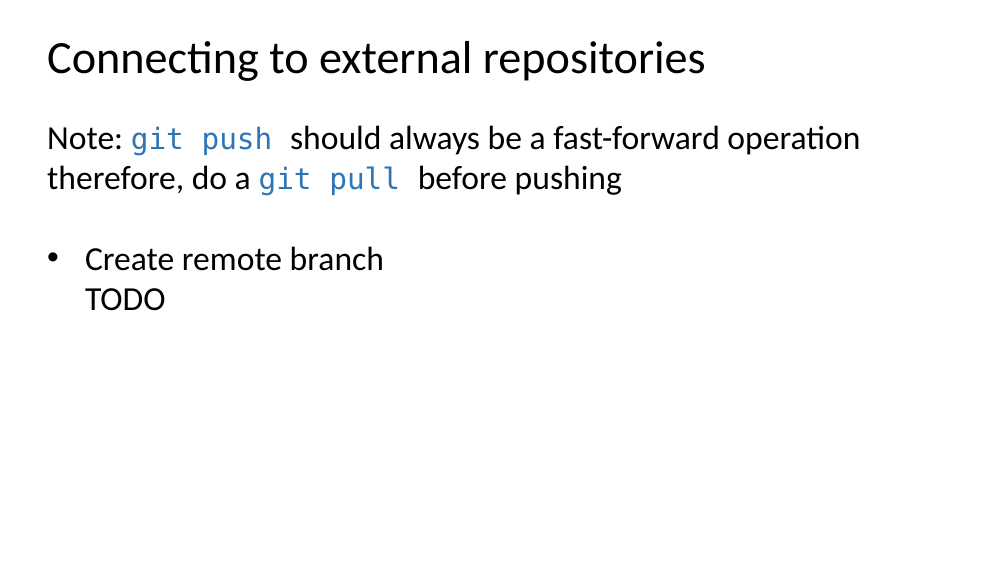
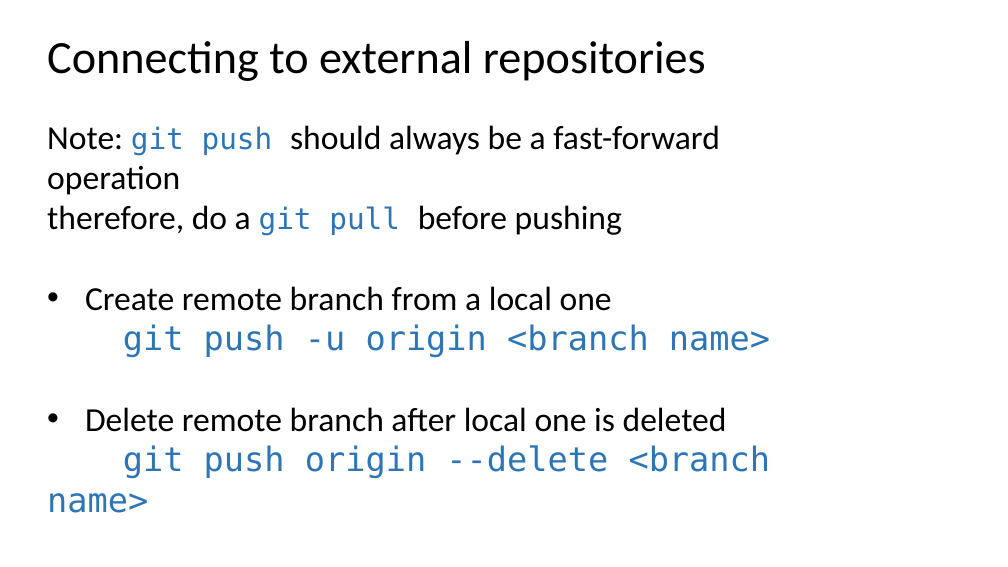
Before and after one commit to ogvolkov/git-101, a slide deck: slide 49 of git101.pptx (slide 44 before the commit). Drawn at 1008x567 pixels with LibreOffice and Linux fonts; fonts in the diff are those of the drawing. Boxes give left, top, right and bottom in pixels: in the first picture for what was removed or moved away, otherwise in the second. Text is boxed around its words. In the diff, an @@ line names an element or a change of style, - is before the commit and + after.

```diff
--- a/git101.pptx
+++ b/git101.pptx
@@ text at (x1=85, y1=286, x2=771, y2=479): text changed @@
-• Create remote branch
-  TODO
+• Create remote branch from a local one
+git push -u origin <branch name>
+• Delete remote branch after local one is deleted
+git push origin --delete <branch name>
```
Also in this commit, not shown: 4 other slides changed, 2 slides added, 3 slides removed.
